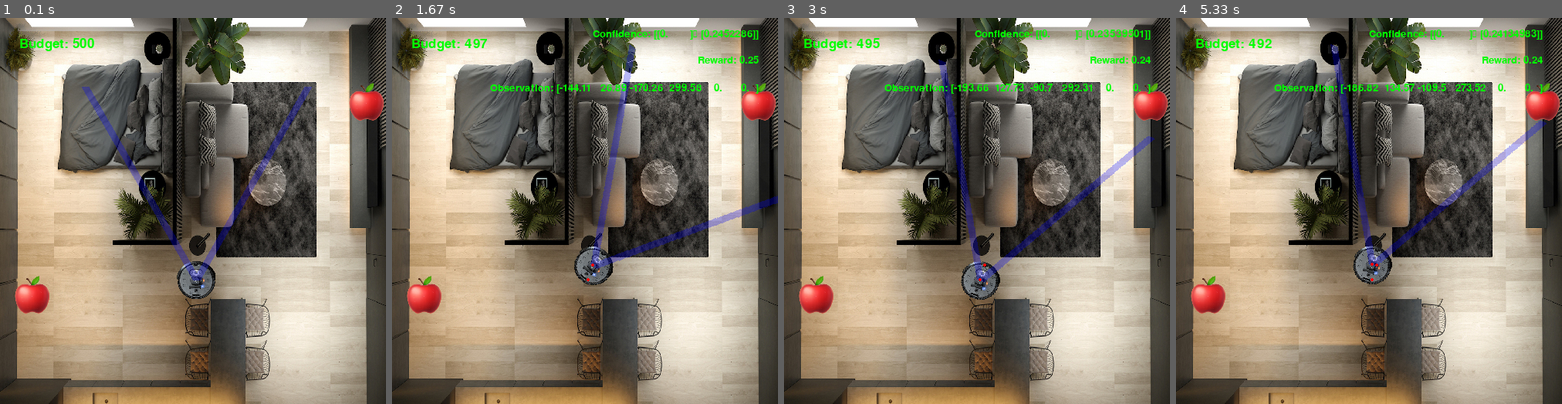
Above: before the commit, frames 1-4 (left to right).
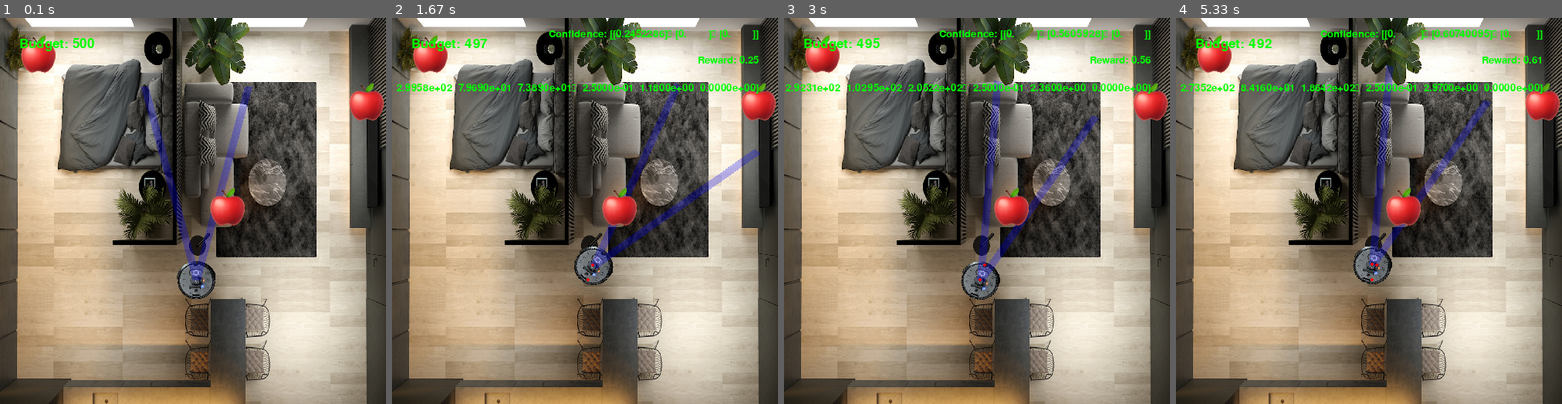
Above: after the commit, the same moments.

Repository: Anwealso/ReLOaD
Game: pygame game, started from reload/simplesim/env_gym.py
The game is run twice, just before and just after one commit, with the same random seed, the same clock (stepped at 60 frames per second) and the same inputs.
Inputs:
- Up to frame 1 (0.1 s): no input
- Up to frame 2 (1.67 s): hold Right 0.33-0.8 s; hold Up 0.83-1.13 s; hold Right from 1.17 s (still down)
- Up to frame 3 (3 s): release Right at 1.72 s; hold Left 1.75-2.42 s; hold Down from 2.45 s (still down)
- Up to frame 4 (5.33 s): release Down at 3.27 s; hold Left 3.3-4.22 s; hold Up 4.25-5.25 s; hold Right from 5.28 s (still down)

The runs differ from the first frame. In frame 1, 5.3% of the frame differs, in the area x 3-81%, y 4-77%; in frame 2, 6.9%; in frame 3, 7.2%, in the area x 0-96%, y 3-77%; in frame 4, 7.2%.

Commit message:
Changed sum confidence market in obs to continuous rather than just done/not done

Diff:
--- a/reload/simplesim/env_gym.py
+++ b/reload/simplesim/env_gym.py
@@ -111,7 +111,7 @@
             # Add current object sum of confidence over all time
             # target_info[2, i] = float(np.sum(self.game.confidences[i, :]))
             # target_info[2, i] = self.get_closeness(self.game.robot, target)
-            target_info[2, i] = int(self.fully_explored(i))
+            target_info[2, i] = min(10, float(np.sum(self.game.confidences[i, :])))
 
         observation = spaces.utils.flatten(
             self.observation_space_unflattened,
@@ -496,8 +496,8 @@
     # ------------------------------ Hyperparameters ----------------------------- #
     # Env
     STARTING_BUDGET = 500
-    NUM_TARGETS = 2
-    PLAYER_FOV = 60
+    NUM_TARGETS = 3
+    PLAYER_FOV = 30
 
     # -------------------------------- Environment ------------------------------- #
 
